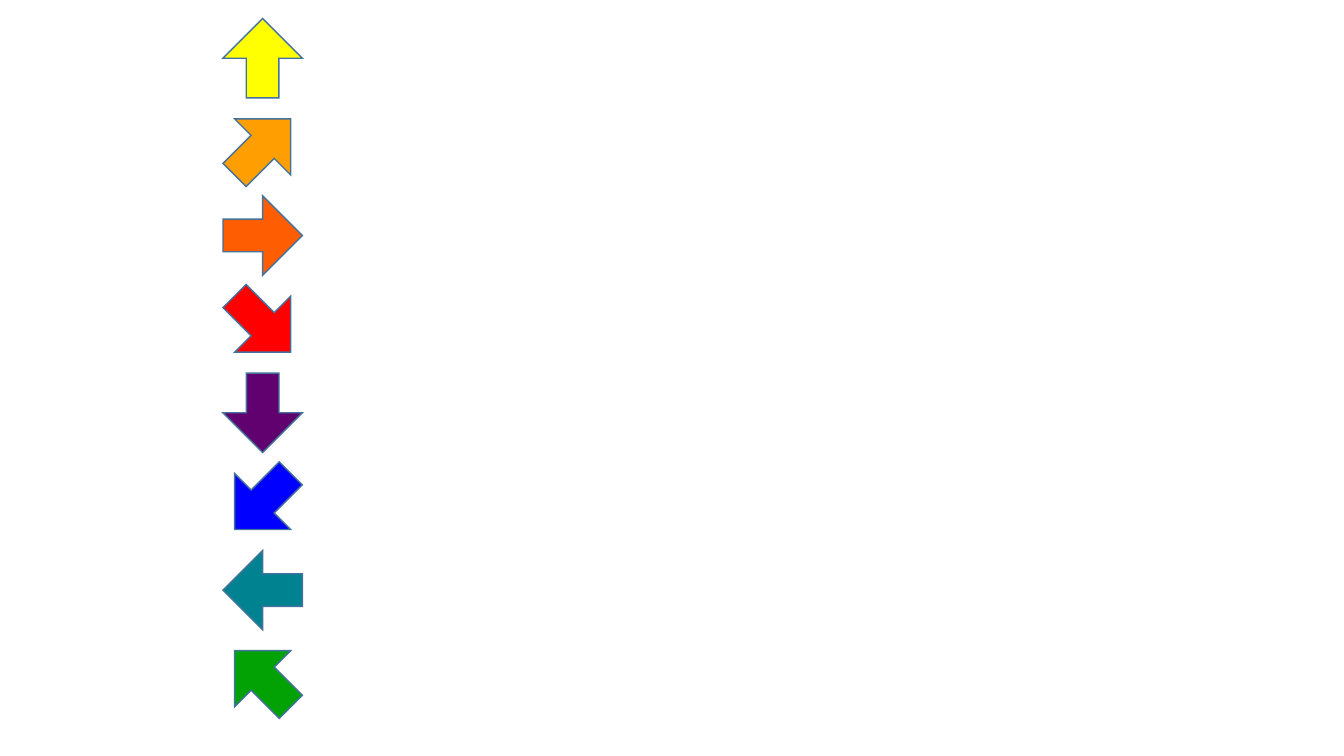
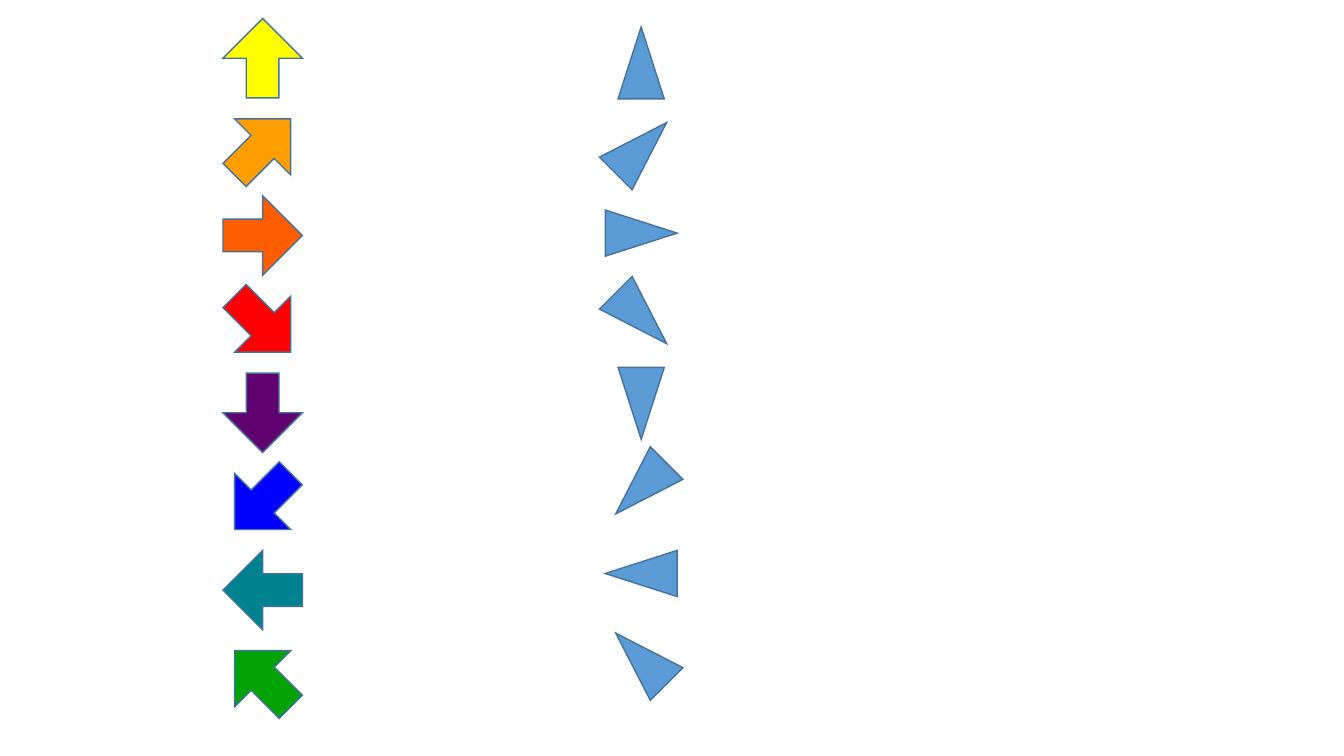
Before and after one commit to jlefur/MelaneSim_2024, a slide deck: slide 2 of icons/20240723-iconesPNMC.pptx. Drawn at 1344x756 pixels with LibreOffice and Linux fonts; fonts in the diff are those of the drawing. Boxes give left, top, right and bottom in pixels: in the first picture for what was removed or moved away, otherwise in the second. Text is boxed around its words. In the diff, an @@ line names an element or a change of style, - is before the commit and + after.

```diff
--- a/icons/20240723-iconesPNMC.pptx
+++ b/icons/20240723-iconesPNMC.pptx
@@ triangle added at [618,27,664,99], fill #5B9BD5, outline #43739E 1 pt @@
@@ triangle added at [600,106,683,189], fill #5B9BD5, outline #43739E 1 pt @@
@@ triangle added at [605,210,677,257], fill #5B9BD5, outline #43739E 1 pt @@
@@ triangle added at [600,276,683,360], fill #5B9BD5, outline #43739E 1 pt @@
@@ triangle added at [618,367,664,439], fill #5B9BD5, outline #43739E 1 pt @@
@@ triangle added at [600,447,683,530], fill #5B9BD5, outline #43739E 1 pt @@
@@ triangle added at [605,550,677,596], fill #5B9BD5, outline #43739E 1 pt @@
@@ triangle added at [600,617,683,701], fill #5B9BD5, outline #43739E 1 pt @@
```
Also in this commit, not shown: 52 other files.
